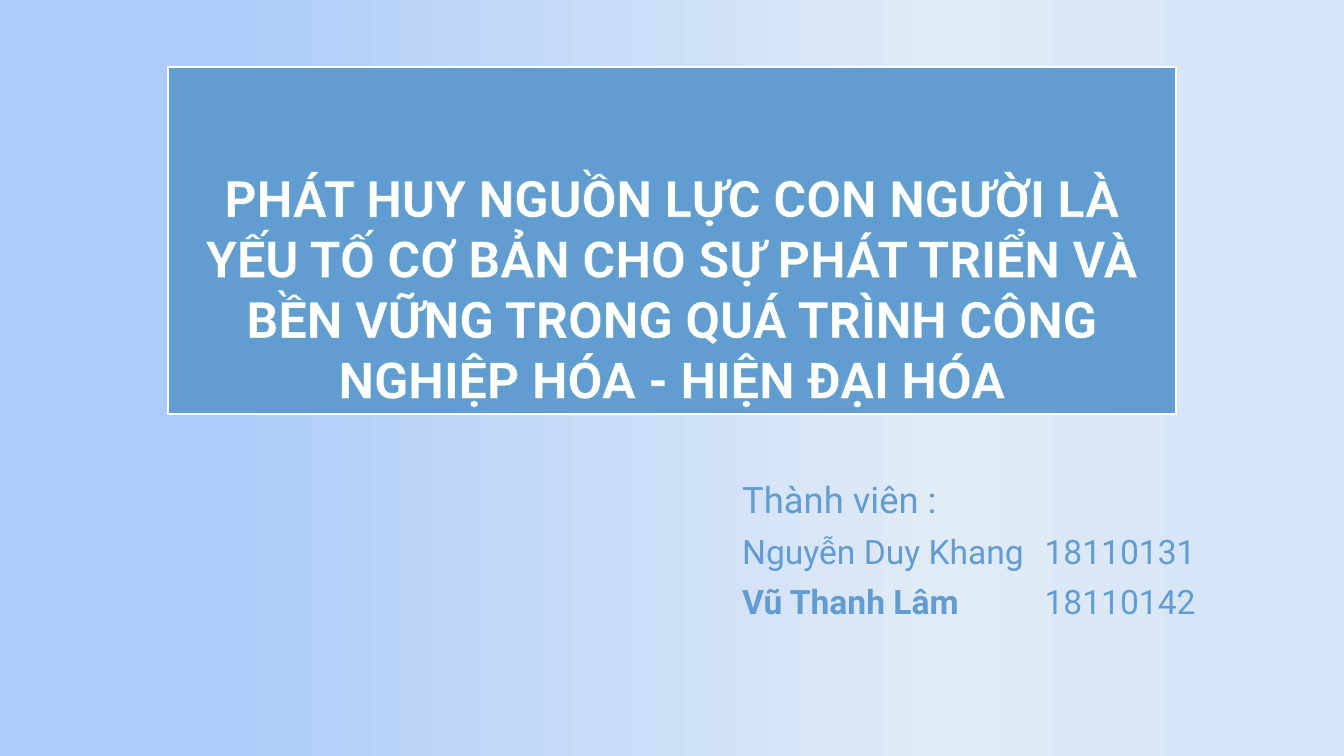
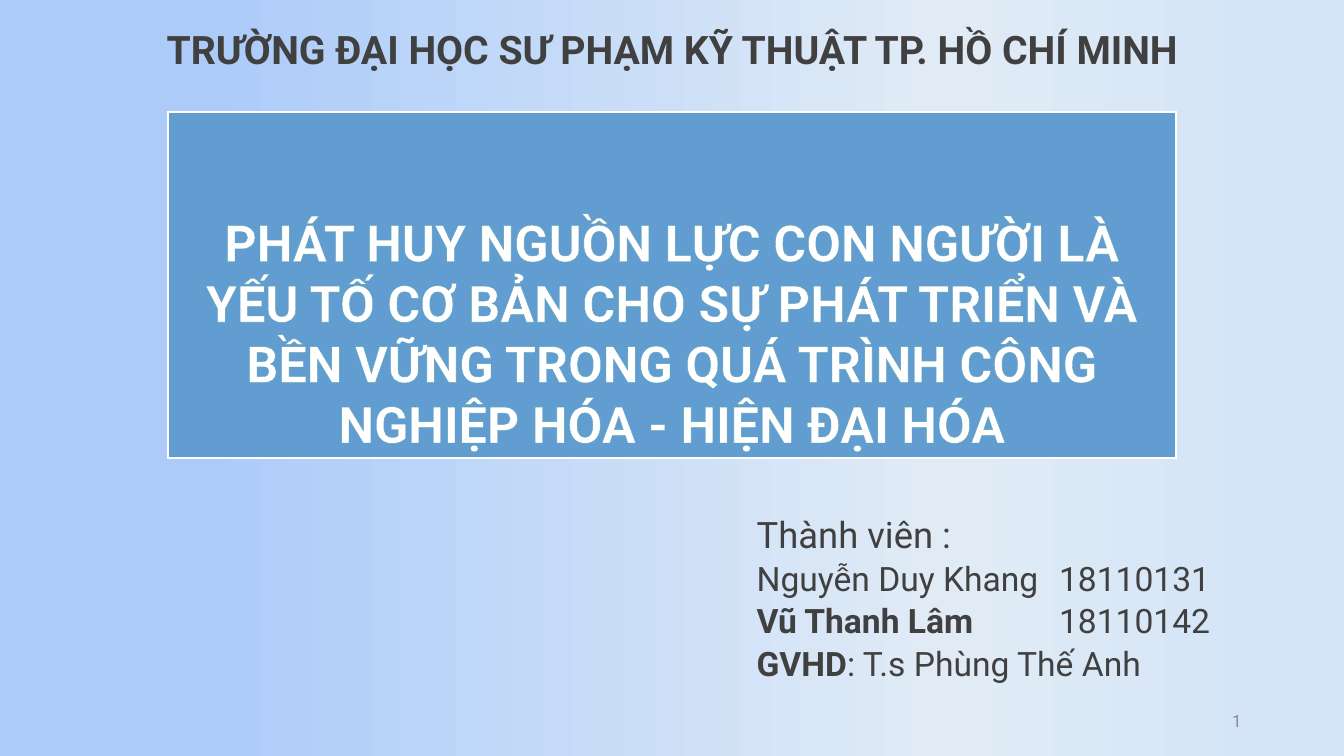
Before and after one commit to lamtvu/DuongLoi, a slide deck: slide 1 of PP_DL.pptx. Drawn at 1344x756 pixels with LibreOffice and Linux fonts; fonts in the diff are those of the drawing. Boxes give left, top, right and bottom in pixels: in the first picture for what was removed or moved away, otherwise in the second. Text is boxed around its words. In the diff, an @@ line names an element or a change of style, - is before the commit and + after.

```diff
--- a/PP_DL.pptx
+++ b/PP_DL.pptx
@@ text added at <box>167,29,1178,71</box>, 28 pt, text pattern #808080 on #404040, bold @@
+TRƯỜNG ĐẠI HỌC SƯ PHẠM KỸ THUẬT TP. HỒ CHÍ MINH
@@ title "PHÁT HUY NGUỒN LỰC CON ...": place and size @@
-title "PHÁT HUY NGUỒN LỰC CON ..." at <box>168,68,1177,414</box>
+title "PHÁT HUY NGUỒN LỰC CON ..." at <box>168,112,1177,459</box>
@@ subtitle "Thành viên :": place and size @@
-subtitle "Thành viên :" at <box>742,486,1196,614</box>
+subtitle "Thành viên :" at <box>757,520,1210,683</box>
@@ subtitle at <box>757,520,1210,634</box>: text colour #629DD1 to pattern #808080 on #404040 in "Thành viên :", "Nguyễn Duy Khang 18110131", "Vũ Thanh Lâm 18110142"; line spacing 0.9 to 0.7 @@
@@ subtitle at <box>757,648,1141,683</box>: paragraph added @@
+GVHD: T.s Phùng Thế Anh
@@ page number added at <box>1232,715,1241,727</box>, 12 pt, text #8C8C8C @@
+1
```
Also in this commit, not shown: 13 other slides changed, 1 other file.
